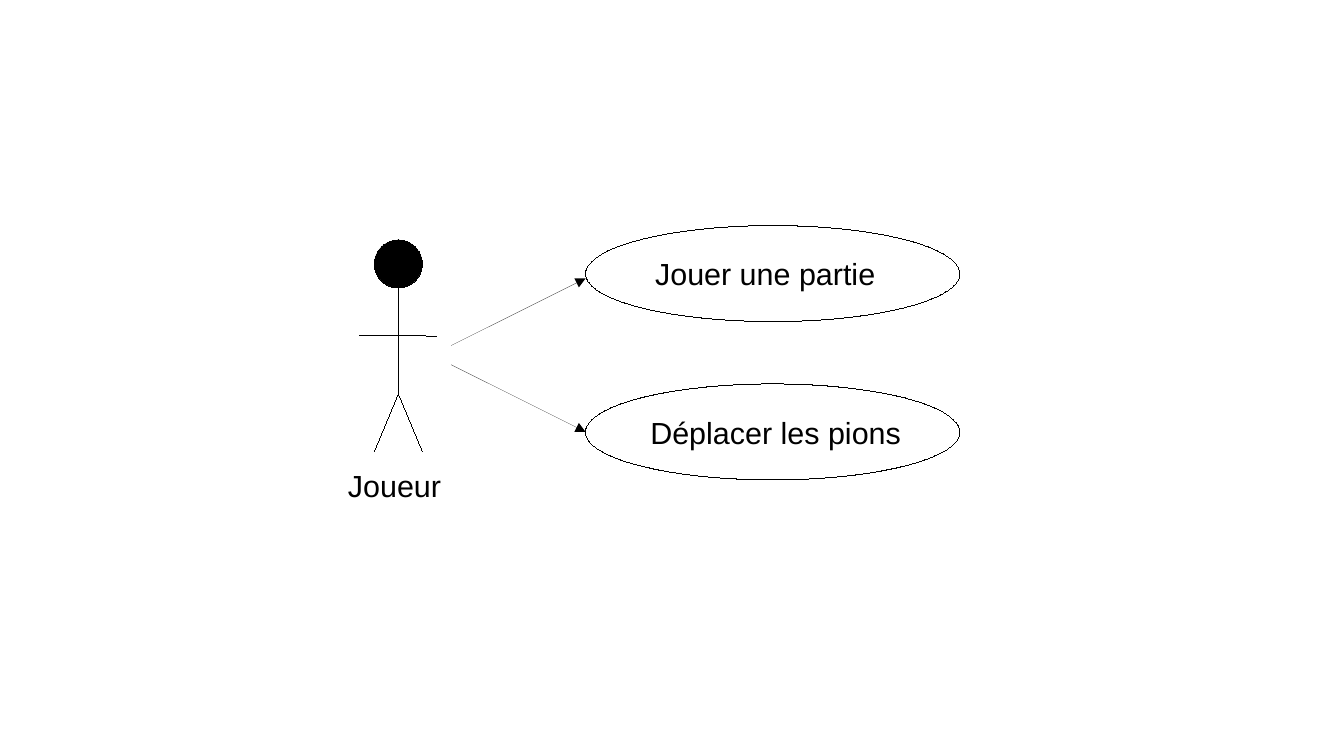
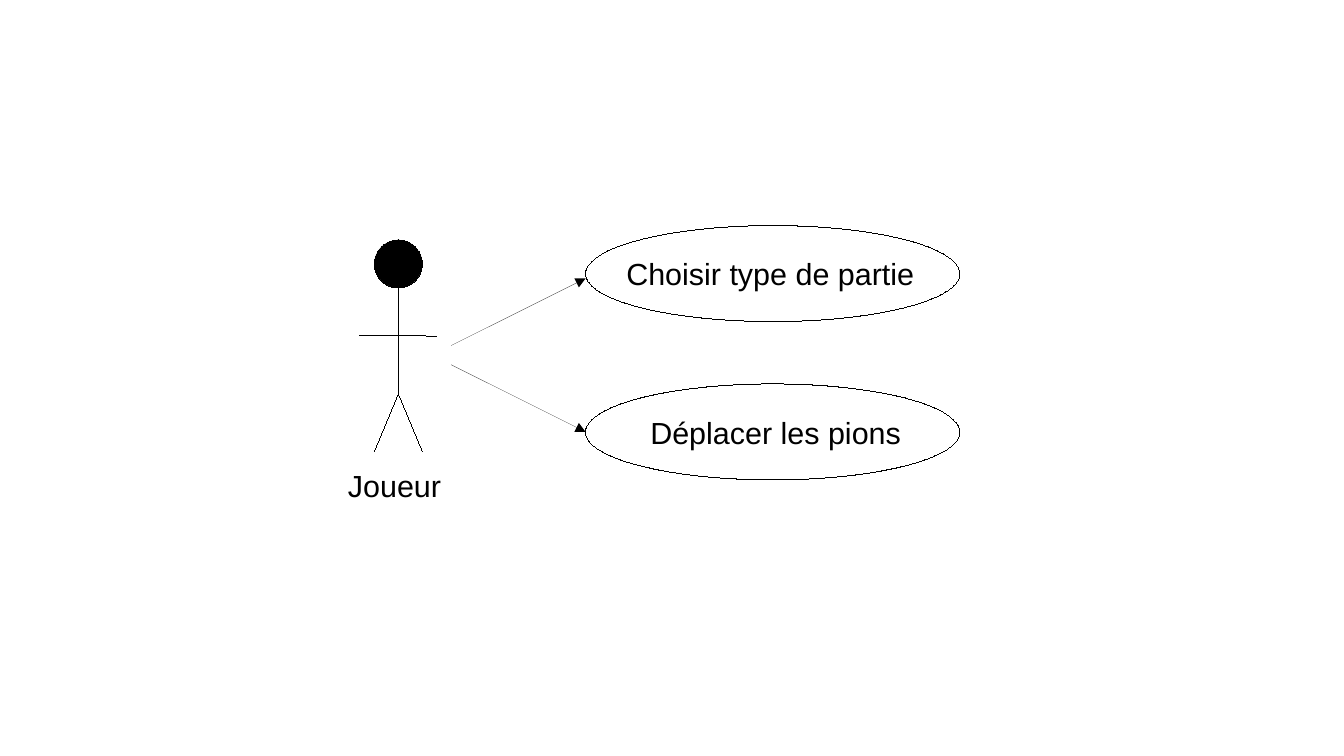
Before and after one commit to kgatel/Projet_coo_s6, a slide deck: slide 1 of Use-cases.odp. Drawn at 1344x756 pixels with LibreOffice and Linux fonts; fonts in the diff are those of the drawing. Boxes give left, top, right and bottom in pixels: in the first picture for what was removed or moved away, otherwise in the second. Text is boxed around its words. In the diff, an @@ line names an element or a change of style, - is before the commit and + after.

```diff
--- a/Use-cases.odp
+++ b/Use-cases.odp
@@ text at box(626, 263, 914, 291): text changed @@
-Jouer une partie
+Choisir type de partie
```
Also in this commit, not shown: 14 other files.
